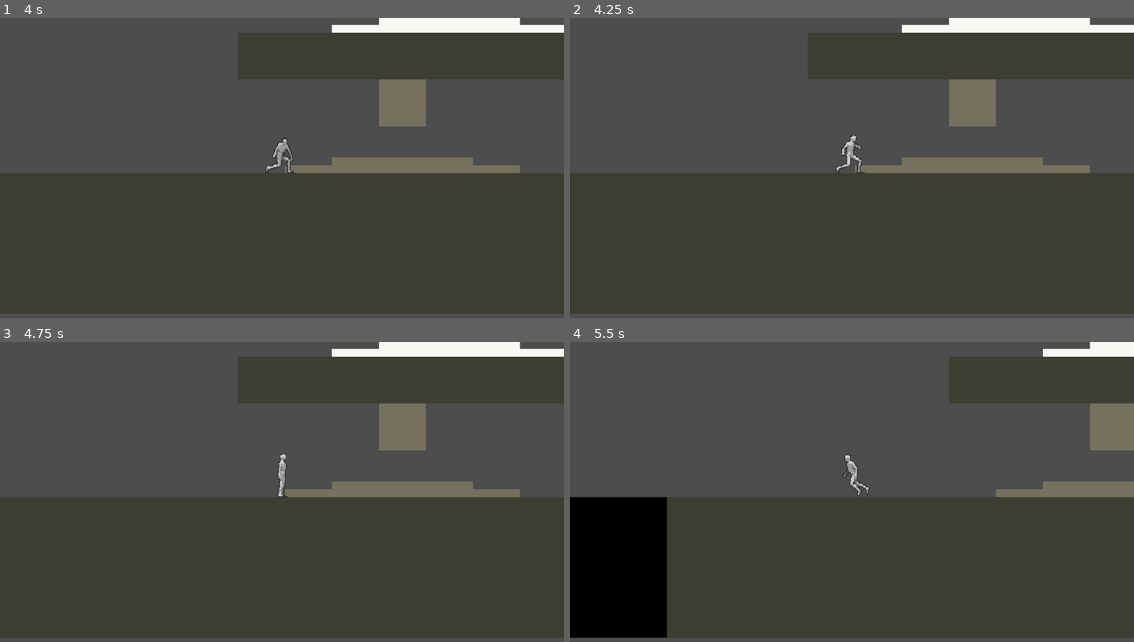
Above: before the commit, frames 1-4 (two rows, left to right).
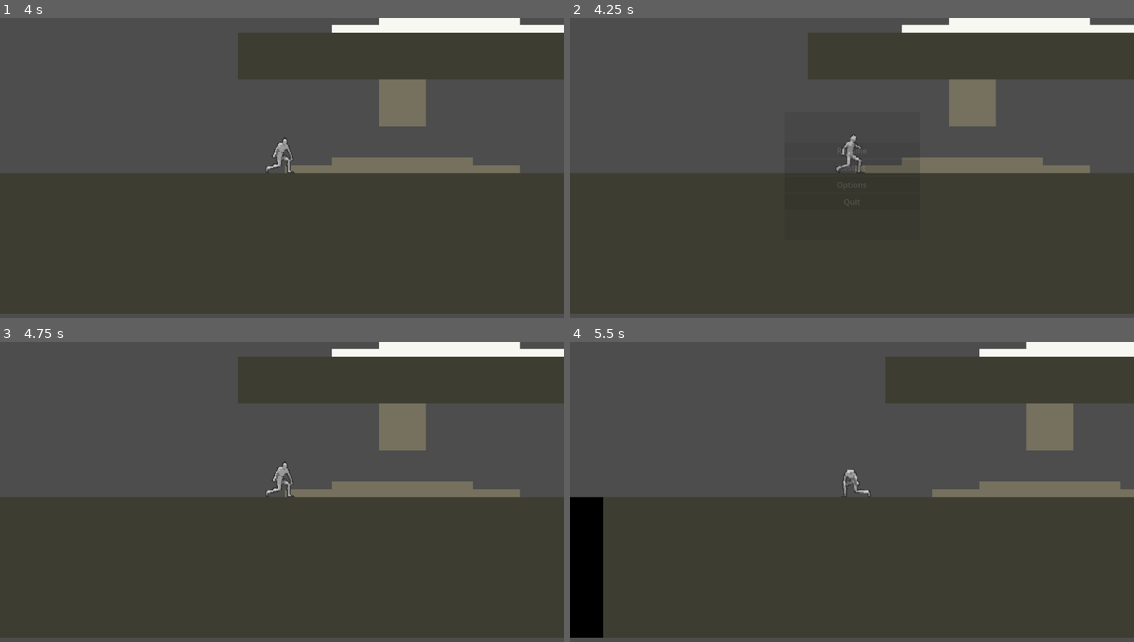
Above: after the commit, the same moments.

Repository: Sebas5750849/home-base_lab
Game: Godot game, scene res://scenes/game.tscn
Two runs of this game, one before a commit and one after it. Both use one fixed random seed, a clock stepped at 60 frames per second and the inputs below.
Inputs (mouse positions are in pixels of both pictures, inside the frame that each line leads up to):
- Up to frame 1 (4 s): tap Enter at 0.5 s; hold Down (crouch) 0.53-1.28 s; hold Right (move_right) 0.53-2.03 s; tap Space (jump) at 0.77, 1.52, 3.02, 3.77 s; tap Shift (dash) at 1.35, 2.85 s; hold Left (move_left) 2.03-2.78 s; hold Down (crouch) 2.03-2.78 s; hold Right (move_right) from 2.78 s (still down); hold Down (crouch) from 3.53 s (still down)
- Up to frame 2 (4.25 s): keep holding Right (move_right); keep holding Down (crouch); tap Escape (pause, bound only after the commit) at 4.15 s
- Up to frame 3 (4.75 s): release Right (move_right) at 4.25 s; release Down (crouch) at 4.25 s; click (282, 474) at 4.25 s, where only the run after the commit has a clickable "Resume"
- Up to frame 4 (5.5 s): hold Left (move_left) from 5.03 s (still down); tap Shift (dash) at 5.1 s; tap Space (jump) at 5.27 s

Frame 1 is identical in both runs. In frame 2, less than 0.1% of the frame differs, in the area x 47-52%, y 39-52%; in frame 3, 0.3%; in frame 4, 11%, in the area x 5-100%, y 0-99%.

Commit message:
Added a pause menu. resume, quit and reset are functional

Diff:
--- /dev/null
+++ b/assets/pause_menu.gdshader
@@ -0,0 +1,9 @@
+shader_type canvas_item;
+uniform sampler2D SCREEN_TEXTURE: hint_screen_texture, filter_linear_mipmap;
+
+uniform float lod: hint_range(0.0, 5) = 0.0;
+
+void fragment(){
+	vec4 color = texture(SCREEN_TEXTURE, SCREEN_UV, lod);
+	COLOR = color;
+}
--- a/project.godot
+++ b/project.godot
@@ -46,6 +46,11 @@
 "events": [Object(InputEventKey,"resource_local_to_scene":false,"resource_name":"","device":-1,"window_id":0,"alt_press …(195 unchanged characters)…
 ]
 }
+pause={
+"deadzone": 0.2,
+"events": [Object(InputEventKey,"resource_local_to_scene":false,"resource_name":"","device":-1,"window_id":0,"alt_pressed":false,"shift_pressed":false,"ctrl_pressed":false,"meta_pressed":false,"pressed":false,"keycode":0,"physical_keycode":4194305,"key_label":0,"unicode":0,"location":0,"echo":false,"script":null)
+]
+}
 
 [rendering]
 
--- a/scenes/game.tscn
+++ b/scenes/game.tscn
@@ -1,7 +1,8 @@
-[gd_scene load_steps=5 format=4 uid="uid://c5apdcg20j6a0"]
+[gd_scene load_steps=6 format=4 uid="uid://c5apdcg20j6a0"]
 
 [ext_resource type="PackedScene" uid="uid://fp2kjv70lur3" path="res://scenes/player.tscn" id="1_uwrxv"]
 [ext_resource type="Texture2D" uid="uid://bgs1jb55e5qxv" path="res://assets/tile_sheet_v.1.0.png" id="2_yqjtg"]
+[ext_resource type="PackedScene" uid="uid://dswr0ooxvgmpc" path="res://scenes/pause_menu.tscn" id="3_lnu2h"]
 
 [sub_resource type="TileSetAtlasSource" id="TileSetAtlasSource_lnu2h"]
 texture = ExtResource("2_yqjtg")
@@ -255,3 +256,7 @@
 [node name="Camera2D" type="Camera2D" parent="Player"]
 position = Vector2(1, 3)
 zoom = Vector2(2, 2)
+
+[node name="CanvasLayer" type="CanvasLayer" parent="."]
+
+[node name="PauseMenu" parent="CanvasLayer" instance=ExtResource("3_lnu2h")]
--- /dev/null
+++ b/scenes/pause_menu.tscn
@@ -0,0 +1,137 @@
+[gd_scene load_steps=7 format=3 uid="uid://dswr0ooxvgmpc"]
+
+[ext_resource type="Script" uid="uid://be8t42tlmwtx8" path="res://scripts/pause_menu.gd" id="1_myx47"]
+[ext_resource type="Shader" uid="uid://dcvd6n4hsskiw" path="res://assets/pause_menu.gdshader" id="1_n87rw"]
+
+[sub_resource type="ShaderMaterial" id="ShaderMaterial_myx47"]
+shader = ExtResource("1_n87rw")
+shader_parameter/lod = 0.0
+
+[sub_resource type="Animation" id="Animation_n87rw"]
+resource_name = "blur"
+length = 0.3
+tracks/0/type = "value"
+tracks/0/imported = false
+tracks/0/enabled = true
+tracks/0/path = NodePath("ColorRect:material:shader_parameter/lod")
+tracks/0/interp = 1
+tracks/0/loop_wrap = true
+tracks/0/keys = {
+"times": PackedFloat32Array(0, 0.3),
+"transitions": PackedFloat32Array(1, 1),
+"update": 0,
+"values": [0.0, 0.886000042085]
+}
+tracks/1/type = "value"
+tracks/1/imported = false
+tracks/1/enabled = true
+tracks/1/path = NodePath("PanelContainer:modulate")
+tracks/1/interp = 1
+tracks/1/loop_wrap = true
+tracks/1/keys = {
+"times": PackedFloat32Array(0, 0.3),
+"transitions": PackedFloat32Array(1, 1),
+"update": 0,
+"values": [Color(1, 1, 1, 0), Color(1, 1, 1, 1)]
+}
+
+[sub_resource type="Animation" id="Animation_myx47"]
+length = 0.001
+tracks/0/type = "value"
+tracks/0/imported = false
+tracks/0/enabled = true
+tracks/0/path = NodePath("ColorRect:material:shader_parameter/lod")
+tracks/0/interp = 1
+tracks/0/loop_wrap = true
+tracks/0/keys = {
+"times": PackedFloat32Array(0),
+"transitions": PackedFloat32Array(1),
+"update": 0,
+"values": [0.0]
+}
+tracks/1/type = "value"
+tracks/1/imported = false
+tracks/1/enabled = true
+tracks/1/path = NodePath("PanelContainer:modulate")
+tracks/1/interp = 1
+tracks/1/loop_wrap = true
+tracks/1/keys = {
+"times": PackedFloat32Array(0),
+"transitions": PackedFloat32Array(1),
+"update": 0,
+"values": [Color(1, 1, 1, 0)]
+}
+
+[sub_resource type="AnimationLibrary" id="AnimationLibrary_kukqi"]
+_data = {
+&"RESET": SubResource("Animation_myx47"),
+&"blur": SubResource("Animation_n87rw")
+}
+
+[node name="PauseMenu" type="Control"]
+process_mode = 3
+layout_mode = 3
+anchors_preset = 15
+anchor_right = 1.0
+anchor_bottom = 1.0
+grow_horizontal = 2
+grow_vertical = 2
+script = ExtResource("1_myx47")
+
+[node name="ColorRect" type="ColorRect" parent="."]
+material = SubResource("ShaderMaterial_myx47")
+layout_mode = 1
+anchors_preset = 15
+anchor_right = 1.0
+anchor_bottom = 1.0
+grow_horizontal = 2
+grow_vertical = 2
+
+[node name="PanelContainer" type="PanelContainer" parent="."]
+modulate = Color(1, 1, 1, 0)
+layout_mode = 1
+anchors_preset = 8
+anchor_left = 0.5
+anchor_top = 0.5
+anchor_right = 0.5
+anchor_bottom = 0.5
+offset_left = -138.5
+offset_top = -131.0
+offset_right = 138.5
+offset_bottom = 131.0
+grow_horizontal = 2
+grow_vertical = 2
+
+[node name="VBoxContainer" type="VBoxContainer" parent="PanelContainer"]
+layout_mode = 2
+size_flags_vertical = 4
+
+[node name="Resume" type="Button" parent="PanelContainer/VBoxContainer"]
+layout_mode = 2
+focus_mode = 0
+text = "Resume"
+
+[node name="Restart" type="Button" parent="PanelContainer/VBoxContainer"]
+layout_mode = 2
+focus_mode = 0
+text = "Restart"
+
+[node name="Options" type="Button" parent="PanelContainer/VBoxContainer"]
+layout_mode = 2
+focus_mode = 0
+text = "Options"
+
+[node name="Quit" type="Button" parent="PanelContainer/VBoxContainer"]
+layout_mode = 2
+focus_mode = 0
+text = "Quit"
+
+[node name="AnimationPlayer" type="AnimationPlayer" parent="."]
+libraries = {
+&"": SubResource("AnimationLibrary_kukqi")
+}
+
+[connection signal="pressed" from="PanelContainer/VBoxContainer/Resume" to="." method="_on_resume_pressed"]
+[connection signal="pressed" from="PanelContainer/VBoxContainer/Restart" to="." method="_on_restart_pressed"]
+[connection signal="pressed" from="PanelContainer/VBoxContainer/Options" to="." method="_on_options_pressed"]
+[connection signal="pressed" from="PanelContainer/VBoxContainer/Quit" to="." method="_on_quit_pressed"]
--- /dev/null
+++ b/scripts/pause_menu.gd
@@ -0,0 +1,34 @@
+extends Control
+
+func _ready():
+	$AnimationPlayer.play("RESET")
+
+func resume():
+	get_tree().paused = false
+	$AnimationPlayer.play_backwards("blur")
+
+func pause():
+	get_tree().paused = true
+	$AnimationPlayer.play("blur")
+
+func testEsc():
+	if Input.is_action_just_pressed("pause") and !get_tree().paused:
+		pause()
+	elif Input.is_action_just_pressed("pause") and get_tree().paused:
+		resume()
+
+func _on_resume_pressed() -> void:
+	resume()
+
+func _on_restart_pressed() -> void:
+	resume()
+	get_tree().reload_current_scene()
+
+func _on_options_pressed() -> void:
+	resume()
+
+func _on_quit_pressed() -> void:
+	get_tree().quit()
+
+func _process(delta):
+	testEsc()
Not shown, added: assets/pause_menu.gdshader.uid
Not shown, added: scripts/pause_menu.gd.uid
